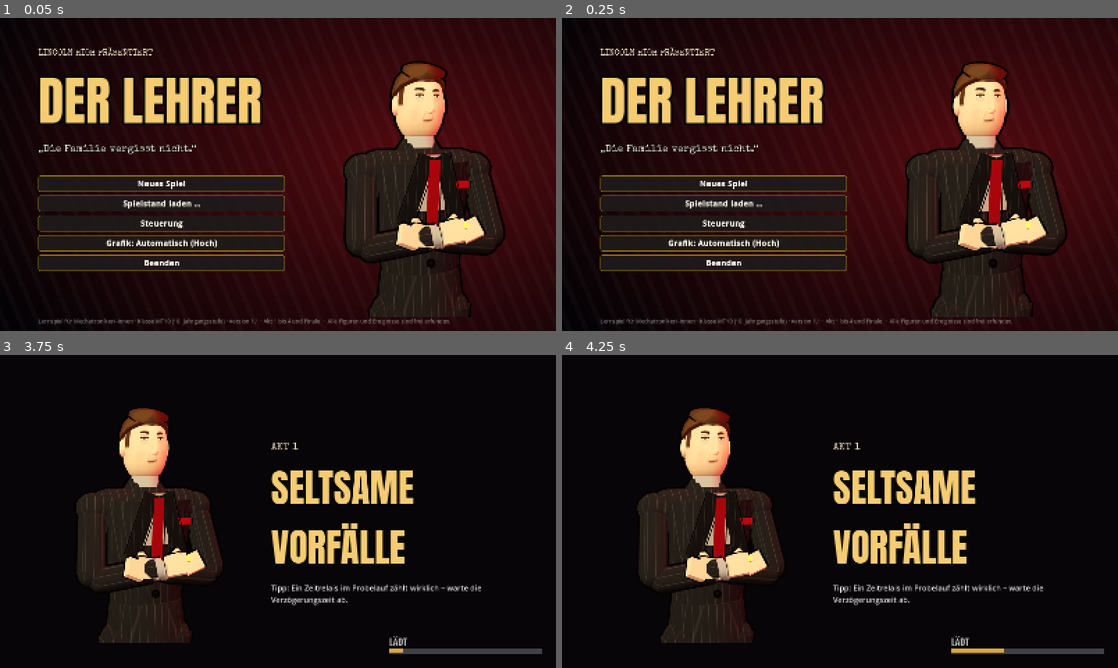
Above: before the commit, frames 1-4 (two rows, left to right).
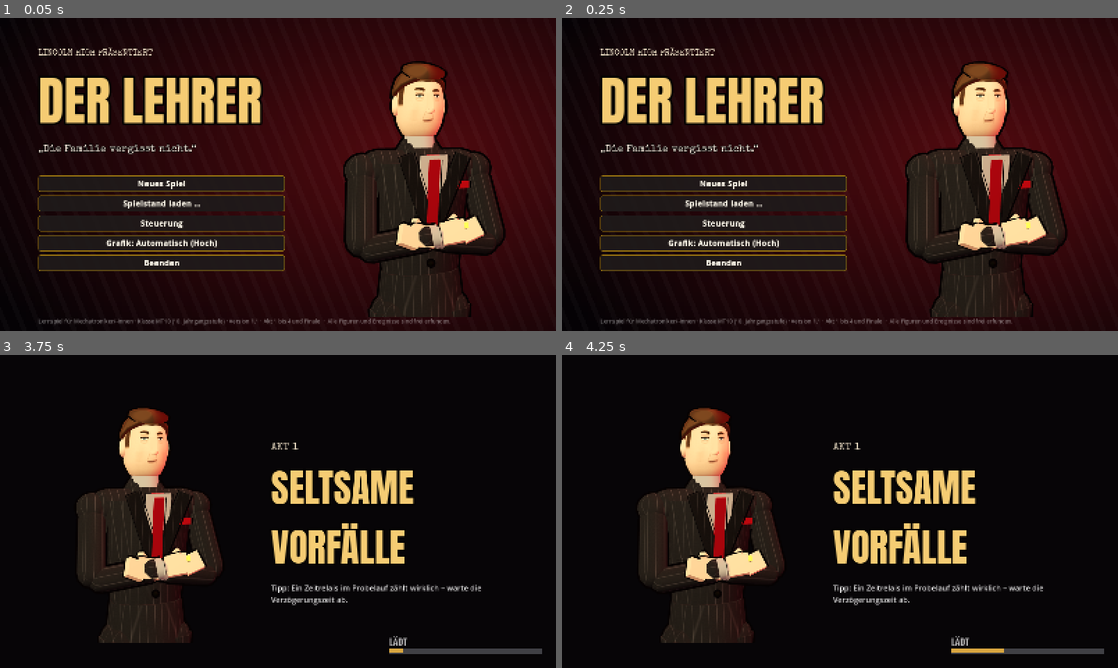
Above: after the commit, the same moments.

Repository: josef94-code/BS_game
Game: Godot game, scene res://szenen/hauptmenue.tscn
Same seed, same stepped clock (60 frames per second), same inputs: the game is played once before the commit and once after it.
Inputs (mouse positions are in pixels of both pictures, inside the frame that each line leads up to):
- Up to frame 1 (0.05 s): no input
- Up to frame 2 (0.25 s): no input
- Up to frame 3 (3.75 s): click "Neues Spiel" at 0.5 s; click (161, 539) at 1.27 s; type "Alex" at 1.35 s; click "Zurück" at 2 s; click "Neues Spiel" at 2.75 s; click "Los geht’s ▶" at 3.5 s
- Up to frame 4 (4.25 s): no input

The runs differ from the first frame. In frame 1, 0.6% of the frame differs, in the area x 71-85%, y 42-66%; in frame 2, 0.6%, in the area x 71-85%, y 42-65%; in frame 3, 0.5%; in frame 4, 0.5%.

Commit message:
Revers als V statt umgedrehtem Λ: Hemdausschnitt mit Krawatte jetzt richtig herum
Co-Authored-By: Claude Opus 5.5 <noreply@anthropic.com>
Claude-Session: https://claude.ai/code/session_01RjAFtcWGG9vGVVgEFmjtzk

Diff:
--- a/der-lehrer/skripte/figuren/figur.gd
+++ b/der-lehrer/skripte/figuren/figur.gd
@@ -209,8 +209,9 @@
 		kr.rotation.x = -0.12
 		Bau.box(_rumpf, Vector3(0.048, 0.032, 0.02), Vector3(0, 0.565, -0.135), kraw)
 		for seite in [-1, 1]:
-			var revers := Bau.box(_rumpf, Vector3(0.055, 0.25, 0.014), Vector3(0.062 * seite, 0.46, -0.136), dunkel)
-			revers.rotation = Vector3(-0.15, 0, 0.3 * seite)
+			# Revers als V: oben an den Schultern breit, unten am Knopf zusammenlaufend
+			var revers := Bau.box(_rumpf, Vector3(0.05, 0.28, 0.014), Vector3(0.058 * seite, 0.45, -0.137), dunkel)
+			revers.rotation = Vector3(-0.15, 0, -0.36 * seite)
 		var tuch := _m(stil.get("einstecktuch", stil["hemd"]))
 		Bau.box(_rumpf, Vector3(0.055, 0.025, 0.012), Vector3(-0.115 * br, 0.47, -0.128), tuch)
 		for i in 2:
